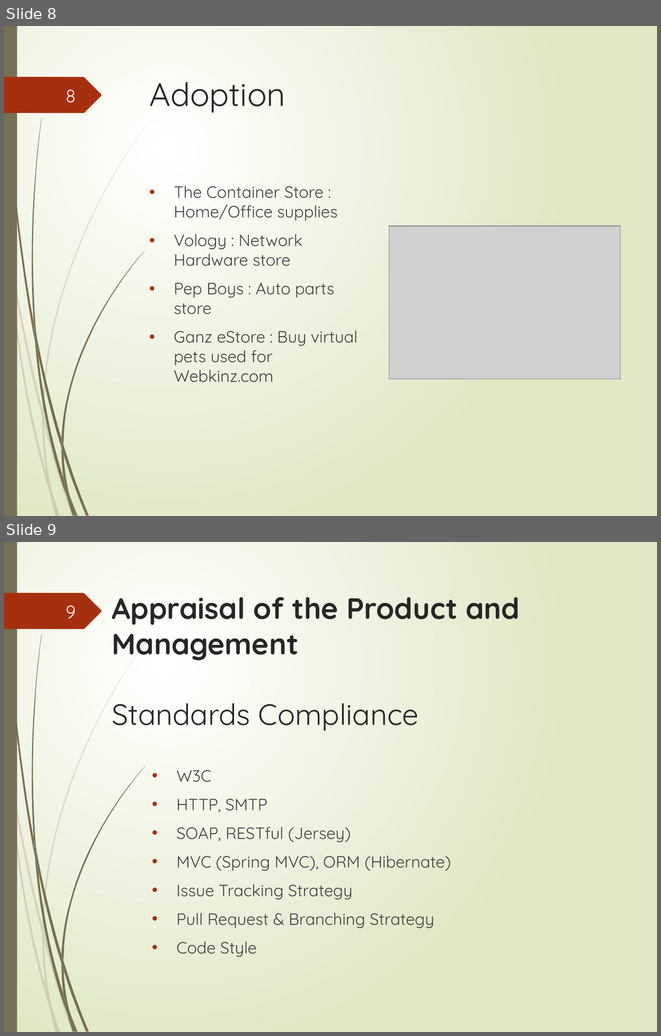
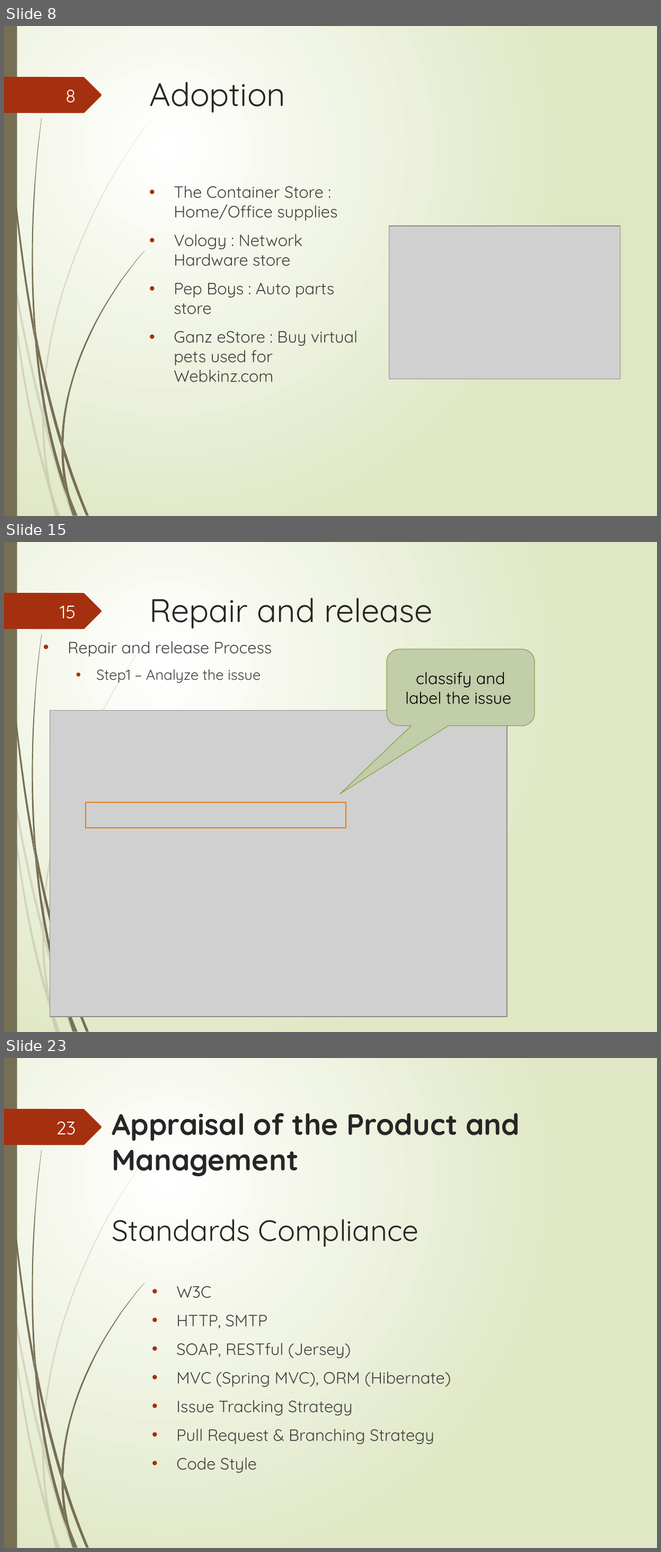
Before and after one commit to proliuxz/SME, a slide deck: Broadleaf.pptx. Shown one above the other, each under a label of ours: slides 8 and 9 before the commit, slides 8, 15 and 23 after it; the slides between them are not shown. The pictures are 661x1036 and 661x1552 pixels, drawn with LibreOffice and Linux fonts; fonts in the diff are those of the drawing; grey boxes stand for pictures. Boxes give left, top, right and bottom in pixels: in the first picture for what was removed or moved away, otherwise in the second. Text is boxed around its words. In the diff, an @@ line names an element or a change of style, - is before the commit and + after.

```diff
--- a/Broadleaf.pptx
+++ b/Broadleaf.pptx
@@ slide 15 added at (4,542,657,1032), background gradient #FFFFFF to #DFE8C4; not listed: 21 template elements that a slide beside it also shows @@
@@ title added at (149,598,433,629), 36 pt, text #262626 @@
+Repair and release
@@ page number added at (60,606,76,618), 20 pt, text #FEFFFF @@
+15
@@ text added at (68,641,272,683), 18 pt, text #404040 @@
+• Repair and release Process
+  • Step1 – Analyze the issue
@@ rounded speech box added at (387,649,535,725), fill #C2CEA9, outline #8BA249 0.75 pt, 18 pt, text #000000 @@
+  classify and label the issue
@@ picture added at (50,711,507,1017) @@
@@ rectangle added at (86,802,345,827), outline #DE7E18 1.25 pt @@
@@ what was slide 9 is now slide 23 @@
@@ page number at (56,1121,76,1135): text changed @@
-9
+23
```
Also in this commit, not shown: 1 slide changed, 14 other slides added.
